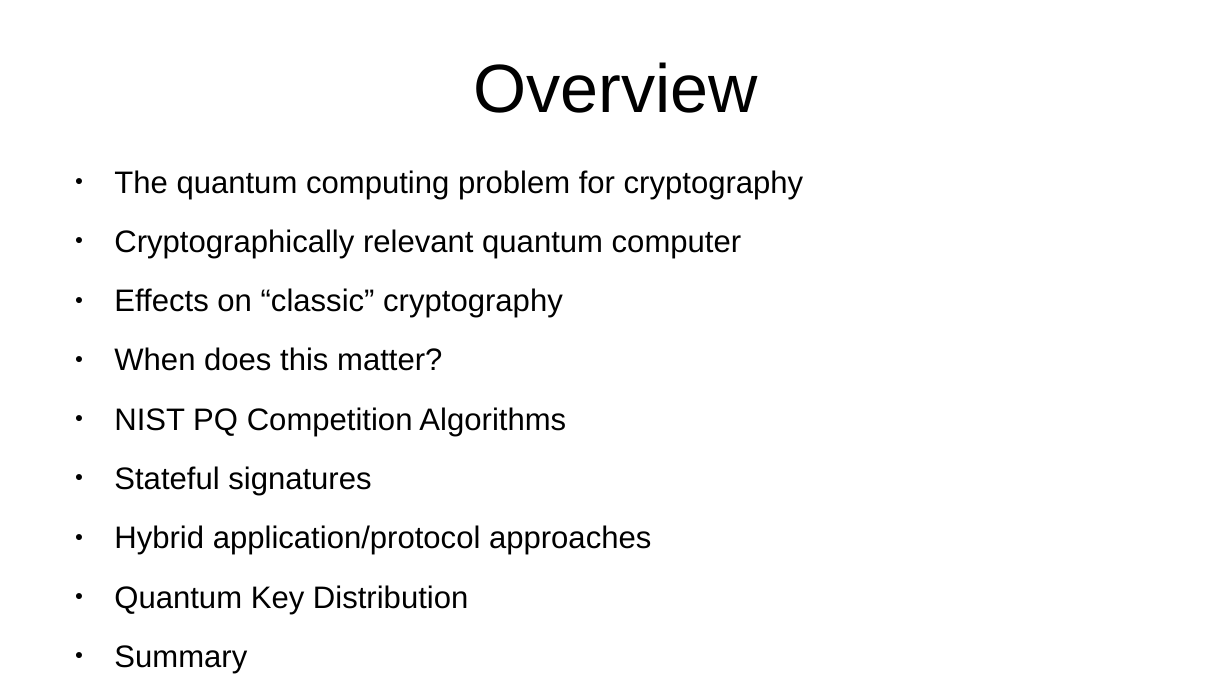
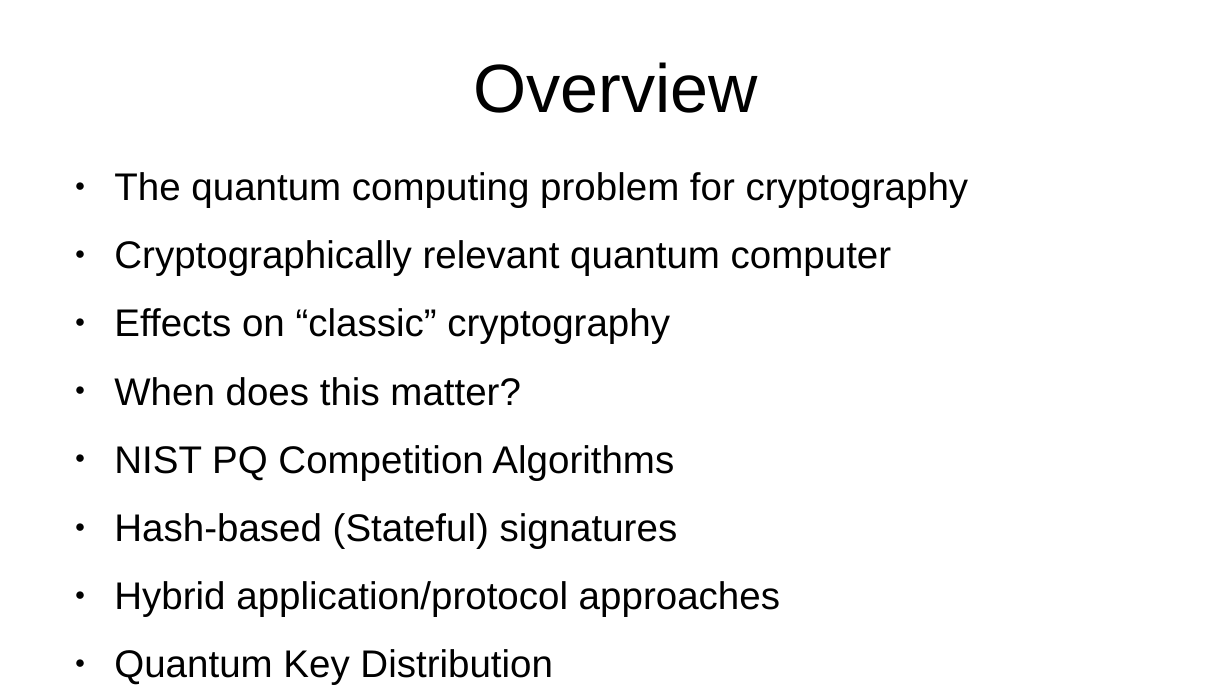
Before and after one commit to sftcd/cs7053, a slide deck: slide 4 of 2022lectures/05-pqc.odp. Drawn at 1232x693 pixels with LibreOffice and Linux fonts; fonts in the diff are those of the drawing. Boxes give left, top, right and bottom in pixels: in the first picture for what was removed or moved away, otherwise in the second. Text is boxed around its words. In the diff, an @@ line names an element or a change of style, - is before the commit and + after.

```diff
--- a/2022lectures/05-pqc.odp
+++ b/2022lectures/05-pqc.odp
@@ text at [114, 172, 969, 685]: size 20 to 24.8 pt in "The quantum computing problem for cryptography", "Cryptographically relevant quantum computer", "Effects on “classic” cryptography", "When does this matter?" and 3 more places @@
@@ text at [114, 513, 678, 549]: text changed; size 20 to 24.8 pt @@
-● Stateful signatures
+● Hash-based (Stateful) signatures
@@ text at [114, 645, 247, 673]: paragraph removed @@
-● Summary
```
Also in this commit, not shown: 1 other slide changed, 1 slide added, 2 other files.
